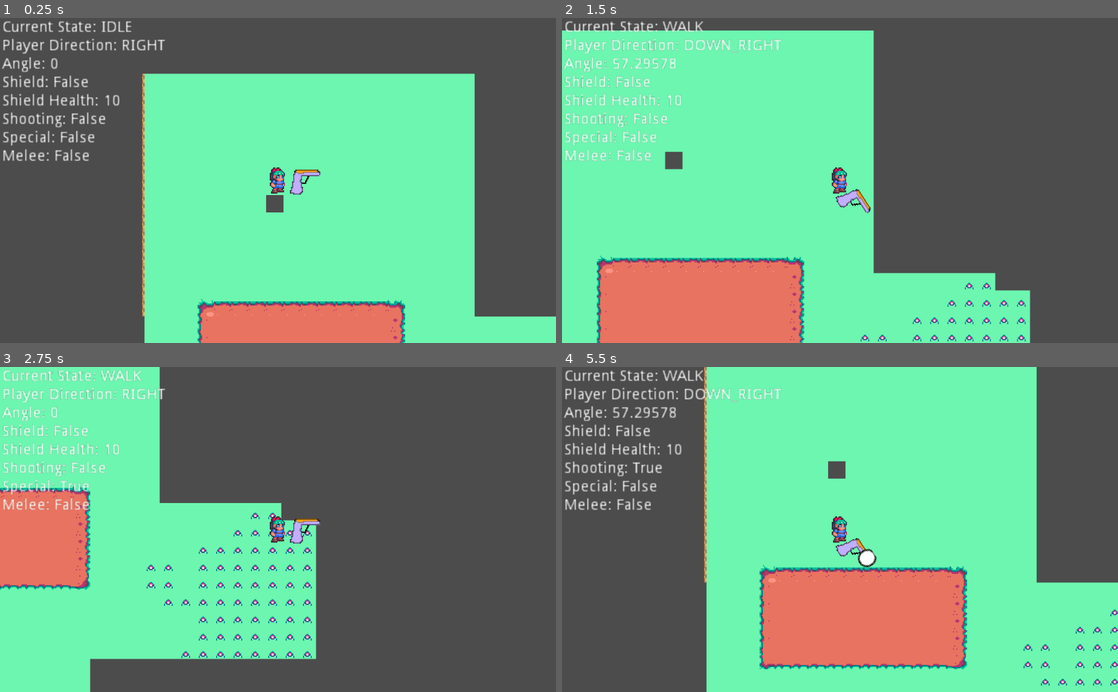
Above: before the commit, frames 1-4 (two rows, left to right).
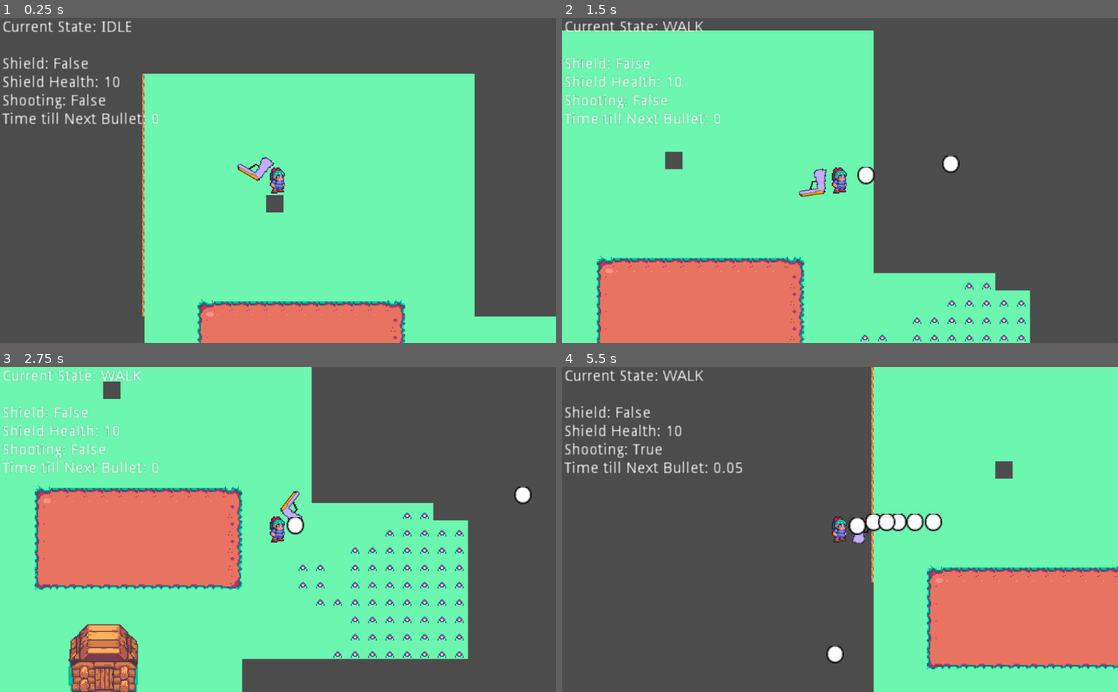
Above: after the commit, the same moments.

Repository: ValorZard/FIGHT-IT---True-Version
Game: Godot game, scene res://resources/Scenes/Main.tscn
Same seed, same stepped clock (60 frames per second), same inputs: the game is played once before the commit and once after it.
Inputs (mouse positions are in pixels of both pictures, inside the frame that each line leads up to):
- Up to frame 1 (0.25 s): no input
- Up to frame 2 (1.5 s): tap Enter at 0.5 s; move the mouse to (962, 164) at 0.52 s; hold D (move_right) 0.53-1.28 s; hold E (interact_melee) 0.53-1.28 s; click (962, 164) at 0.8 s; move the mouse to (728, 196) at 1.27 s; hold S (move_down) from 1.28 s (still down); click (728, 196) at 1.35 s
- Up to frame 3 (2.75 s): tap Q (special_move) at 1.55 s; move the mouse to (333, 458) at 2.02 s; release S (move_down) at 2.03 s; hold D (move_right) from 2.03 s (still down); hold Q (special_move) from 2.03 s (still down); tap E (interact_melee) at 2.3 s
- Up to frame 4 (5.5 s): move the mouse to (812, 594) at 2.77 s; release D (move_right) at 2.78 s; release Q (special_move) at 2.78 s; hold W (move_up) 2.78-3.53 s; tap Shift (dash_button) at 2.85 s; click (812, 594) at 3.05 s; move the mouse to (1006, 578) at 3.52 s; hold E (interact_melee) 3.53-4.28 s; hold A (move_left) 3.53-5.03 s; tap Q (special_move) at 3.8 s; move the mouse to (673, 480) at 4.27 s; tap Space (shield) at 4.35 s; tap E (interact_melee) at 4.55 s; move the mouse to (867, 529) at 5.02 s; press the mouse at (867, 529) at 5.03 s; hold S (move_down) from 5.03 s (still down)

The runs differ from the first frame. In frame 1, 2.6% of the frame differs, in the area x 0-58%, y 6-55%; in frame 2, 3.0%; in frame 3, 43%; in frame 4, 54%, in the area x 0-100%, y 0-100%.

Commit message:
Fixed shooting kinda
Good news! bullets are functional
bad news - the bullets are wayyyyy too slow also the place they come from does  nt rotate. thats bad

Diff:
--- a/resources/Assets/Bullets/default_bullet.gd
+++ b/resources/Assets/Bullets/default_bullet.gd
@@ -5,28 +5,35 @@
 # var a = 2
 # var b = "text"
 
-var bullet_speed := 1000
+var bullet_speed := 100
 var bullet_direction := Vector2()
+var life_span := 5 #seconds
+onready var life_timer := get_node("LifeTimer")
 
 
 # Called when the node enters the scene tree for the first time.
 func _ready():
+	life_timer.start(life_span)
+	life_timer.one_shot = true
 	pass # Replace with function body.
 
 
 # Called every frame. 'delta' is the elapsed time since the previous frame.
 func _physics_process(delta):
-	move_and_collide(bullet_speed * bullet_direction * delta)
+	if(life_timer.time_left > 0):
+		move_and_collide(bullet_speed * bullet_direction * delta)
+	else:
+		destroy()
 	pass
 
 func set_direction(direction):
 	bullet_direction = direction
 
-func _on_Area2D_body_entered(body):
-	on_hit(body)
-	pass # Replace with function body.
-
 #when the bullet hits something
 func on_hit(body):
+	#self.queue_free()
+	pass
+
+func destroy():
 	self.queue_free()
 	pass
--- a/resources/Assets/Bullets/default_bullet.tscn
+++ b/resources/Assets/Bullets/default_bullet.tscn
@@ -4,16 +4,13 @@
 [ext_resource path="res://resources/Assets/Bullets/default_bullet.gd" type="Script" id=2]
 
 [sub_resource type="RectangleShape2D" id=1]
-extents = Vector2( 8.14411, 8.23033 )
+extents = Vector2( 7.34958, 7.17085 )
 
 [sub_resource type="RectangleShape2D" id=2]
-extents = Vector2( 7.34958, 7.17085 )
+extents = Vector2( 8.14417, 8.09789 )
 
 [node name="KinematicBody2D" type="KinematicBody2D"]
 script = ExtResource( 2 )
-__meta__ = {
-"_edit_group_": true
-}
 
 [node name="default_bullet" type="Sprite" parent="."]
 texture = ExtResource( 1 )
@@ -25,4 +22,6 @@
 
 [node name="CollisionShape2D" type="CollisionShape2D" parent="."]
 shape = SubResource( 2 )
-[connection signal="body_entered" from="Area2D" to="." method="_on_Area2D_body_entered"]
+
+[node name="LifeTimer" type="Timer" parent="."]
+[connection signal="area_entered" from="Area2D" to="Area2D" method="_on_Area2D_area_entered"]
--- a/resources/Assets/Guns/Default_Gun.tscn
+++ b/resources/Assets/Guns/Default_Gun.tscn
@@ -9,6 +9,11 @@
 [node name="GunSprite" type="Sprite" parent="."]
 texture = ExtResource( 1 )
 offset = Vector2( 25, 0 )
+__meta__ = {
+"_edit_group_": true
+}
 
-[node name="BulletExit" type="Node2D" parent="GunSprite"]
+[node name="BulletExit" type="Node2D" parent="."]
 position = Vector2( 35.7503, -6.29961 )
+
+[node name="time_till_next_bullet" type="Timer" parent="."]
--- a/resources/Assets/Guns/Gun_Script.gd
+++ b/resources/Assets/Guns/Gun_Script.gd
@@ -5,10 +5,12 @@
 # var a = 2
 # var b = "text"
 var bullet_template := preload("res://resources/Assets/Bullets/default_bullet.tscn")
-var fire_rate := 10 # will fix this later
-
+onready var time_till_next_bullet := get_node("time_till_next_bullet")
+onready var fire_rate := 0.1 #seconds before next bullet
 # Called when the node enters the scene tree for the first time.
 func _ready():
+	time_till_next_bullet.start(fire_rate)
+	time_till_next_bullet.one_shot = true
 	pass # Replace with function body.
 
 
@@ -19,8 +21,13 @@
 #bullet delay: the amount of time it takes between each bullet to be fired
 #direction - the direction that the bullet will be shot at.
 func shoot(direction):
-	var bullet := bullet_template.instance()
-	bullet.set_direction(direction)
-	bullet.transform = get_node("GunSprite/BulletExit").transform
-	add_child(bullet)
+	if(time_till_next_bullet.time_left <= 0):
+		var bullet := bullet_template.instance()
+		bullet.set_direction(direction)
+		bullet.position = get_node("BulletExit").position
+		get_parent().add_child(bullet)
+		time_till_next_bullet.start(fire_rate)
 	pass
+
+func get_time_till_next_bullet():
+	return time_till_next_bullet.time_left
--- a/resources/Scripts/Player.gd
+++ b/resources/Scripts/Player.gd
@@ -14,16 +14,16 @@
 enum Direction{UP, DOWN, LEFT, RIGHT, UP_LEFT, UP_RIGHT, DOWN_LEFT, DOWN_RIGHT}
 var current_direction = Direction.UP
 
-var player_angle := 0
+#var player_angle := 0
 
 var shield_health := 10
 var shield_pressed := false
 
 var is_shooting := false
+var gun_direction := Vector2()
+#var special_pressed := false
 
-var special_pressed := false
-
-var melee_pressed := false
+#var melee_pressed := false
 
 enum States{IDLE, WALK, DASH} #ONLY ALLOWED TO HAVE ONE STATE AT A TIME
 var current_state = States.IDLE
@@ -40,7 +40,7 @@
 func _physics_process(delta):
 	get_input(delta)
 	set_movement(delta)
-	set_direction()
+	#set_direction()
 	set_gun_rotation()
 	set_state(delta)
 	do_attack(delta)
@@ -49,6 +49,9 @@
 func get_input(delta):
 	x_input = Input.get_action_strength("move_right") - Input.get_action_strength("move_left")
 	y_input = Input.get_action_strength("move_down") - Input.get_action_strength("move_up")
+	#print("X-Input: ", x_input, " Y-Input: ", y_input)
+	#player_angle = atan2(y_input, x_input)
+	#print(rad2deg(player_angle))
 
 	shield_pressed = Input.is_action_pressed("shield")
 
@@ -56,9 +59,9 @@
 
 	is_shooting = Input.is_action_pressed("shoot")
 
-	special_pressed = Input.is_action_pressed("special_move")
+	#special_pressed = Input.is_action_pressed("special_move")
 
-	melee_pressed = Input.is_action_pressed("interact_melee")
+	#melee_pressed = Input.is_action_pressed("interact_melee")
 
 	pass
 
@@ -74,30 +77,30 @@
 			current_state = States.WALK
 	pass
 
-func set_direction():
-	player_angle = atan2(player_velocity.y, player_velocity.x)
-	print(rad2deg(player_angle))
-	#SET DIRECTION
-	if(rad2deg(player_angle) > -45/2 and rad2deg(player_angle) < 45/2):
-		current_direction = Direction.RIGHT
-	elif(rad2deg(player_angle) > -135/2 and rad2deg(player_angle) < -45/2):
-		current_direction = Direction.UP_RIGHT
-	elif(rad2deg(player_angle) > -225/2 and rad2deg(player_angle) < -135/2):
-		current_direction = Direction.UP
-	elif(rad2deg(player_angle) > -315/2 and rad2deg(player_angle) < -225/2):
-		current_direction = Direction.UP_LEFT
-	elif(rad2deg(player_angle) < -315/2 or rad2deg(player_angle) > 315/2):
-		current_direction = Direction.LEFT
-	elif(rad2deg(player_angle) > 225/2 and rad2deg(player_angle) < 315/2):
-		current_direction = Direction.DOWN_LEFT
-	elif(rad2deg(player_angle) > 135/2 and rad2deg(player_angle) < 225/2):
-		current_direction = Direction.DOWN
-	elif(rad2deg(player_angle) > 45/2 and rad2deg(player_angle) < 135/2):
-		current_direction = Direction.DOWN_RIGHT
-	pass
+#func set_direction():
+#	#SET DIRECTION
+#	if(rad2deg(player_angle) > -45/2 and rad2deg(player_angle) < 45/2):
+#		current_direction = Direction.RIGHT
+#	elif(rad2deg(player_angle) > -135/2 and rad2deg(player_angle) < -45/2):
+#		current_direction = Direction.UP_RIGHT
+#	elif(rad2deg(player_angle) > -225/2 and rad2deg(player_angle) < -135/2):
+#		current_direction = Direction.UP
+#	elif(rad2deg(player_angle) > -315/2 and rad2deg(player_angle) < -225/2):
+#		current_direction = Direction.UP_LEFT
+#	elif(rad2deg(player_angle) < -315/2 or rad2deg(player_angle) > 315/2):
+#		current_direction = Direction.LEFT
+#	elif(rad2deg(player_angle) > 225/2 and rad2deg(player_angle) < 315/2):
+#		current_direction = Direction.DOWN_LEFT
+#	elif(rad2deg(player_angle) > 135/2 and rad2deg(player_angle) < 225/2):
+#		current_direction = Direction.DOWN
+#	elif(rad2deg(player_angle) > 45/2 and rad2deg(player_angle) < 135/2):
+#		current_direction = Direction.DOWN_RIGHT
+#	pass
 
 func set_gun_rotation():
-	current_gun.rotation_degrees = rad2deg(player_angle)
+	#current_gun.rotation_degrees = rad2deg(player_angle)
+	gun_direction = get_position().direction_to(get_global_mouse_position()) # getting direction to mouse
+	current_gun.rotation_degrees = rad2deg(gun_direction.angle())
 	pass
 
 func set_state(delta):
@@ -121,8 +124,7 @@
 
 func do_attack(delta):
 	if(is_shooting):
-		var direction := Vector2(cos(player_angle), sin(player_angle))
-		current_gun.shoot(direction)
+		current_gun.shoot(gun_direction)
 		pass
 	pass
 
@@ -140,36 +142,38 @@
 
 	player_string += "\n"
 
-	player_string += "Player Direction: "
-
-	match(current_direction):
-		Direction.RIGHT:
-			player_string += "RIGHT"
-		Direction.UP_RIGHT:
-			player_string += "UP_RIGHT"
-		Direction.UP:
-			player_string += "UP"
-		Direction.UP_LEFT:
-			player_string += "UP_LEFT"
-		Direction.LEFT:
-			player_string += "LEFT"
-		Direction.DOWN_LEFT:
-			player_string += "DOWN_LEFT"
-		Direction.DOWN:
-			player_string += "DOWN"
-		Direction.DOWN_RIGHT:
-			player_string += "DOWN_RIGHT"
+#	player_string += "Player Direction: "
+#
+#	match(current_direction):
+#		Direction.RIGHT:
+#			player_string += "RIGHT"
+#		Direction.UP_RIGHT:
+#			player_string += "UP_RIGHT"
+#		Direction.UP:
+#			player_string += "UP"
+#		Direction.UP_LEFT:
+#			player_string += "UP_LEFT"
+#		Direction.LEFT:
+#			player_string += "LEFT"
+#		Direction.DOWN_LEFT:
+#			player_string += "DOWN_LEFT"
+#		Direction.DOWN:
+#			player_string += "DOWN"
+#		Direction.DOWN_RIGHT:
+#			player_string += "DOWN_RIGHT"
 
 	player_string += "\n"
 
-	player_string += "Angle: " + str(rad2deg(player_angle)) + "\n"
+	#player_string += "Angle: " + str(rad2deg(player_angle)) + "\n"
 
 	player_string += "Shield: " + str(shield_pressed) + "\nShield Health: " + str(shield_health) + "\n"
 
 	player_string += "Shooting: " + str(is_shooting) + "\n"
 
-	player_string += "Special: " + str(special_pressed) + "\n"
+	player_string += "Time till Next Bullet: " + str(current_gun.get_time_till_next_bullet()) + "\n"
 
-	player_string += "Melee: " + str(melee_pressed) + "\n"
+	#player_string += "Special: " + str(special_pressed) + "\n"
+
+	#player_string += "Melee: " + str(melee_pressed) + "\n"
 
 	return player_string
